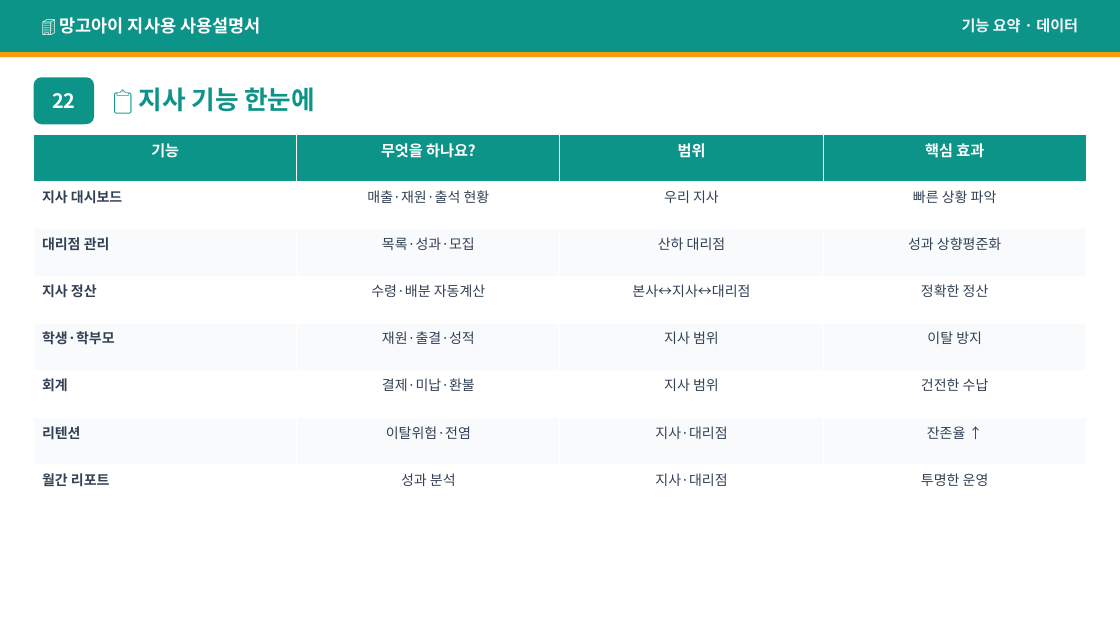
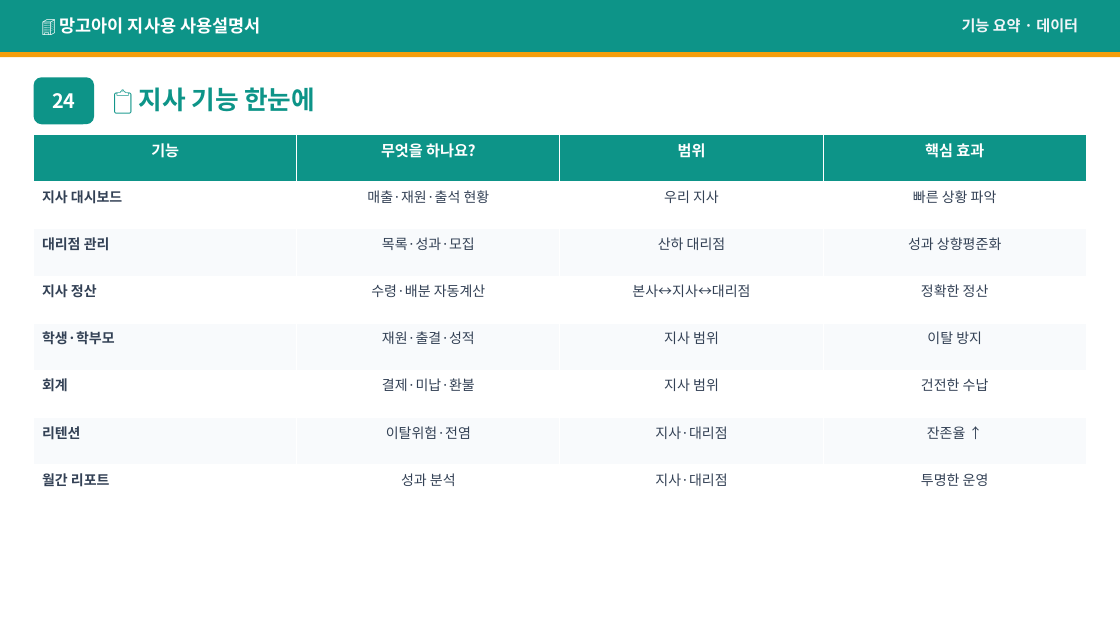
Before and after one commit to navy111p-sudo/mangoiweb, a slide deck: slide 27 of cloudflare-deploy/public/library/branch/hq-kr.pptx (slide 25 before the commit). Drawn at 1120x630 pixels with LibreOffice and Linux fonts; fonts in the diff are those of the drawing. Boxes give left, top, right and bottom in pixels: in the first picture for what was removed or moved away, otherwise in the second. Text is boxed around its words. In the diff, an @@ line names an element or a change of style, - is before the commit and + after.

```diff
--- a/cloudflare-deploy/public/library/branch/hq-kr.pptx
+++ b/cloudflare-deploy/public/library/branch/hq-kr.pptx
@@ text at (x1=52, y1=93, x2=75, y2=108): text changed @@
-22
+24
```
Also in this commit, not shown: 5 other slides changed, 2 slides added, 33 other files.
